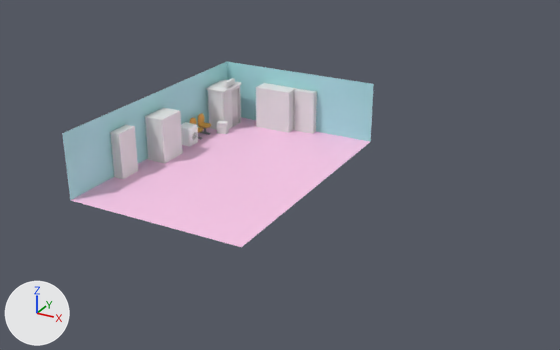
A saved change to the glTF model littlecreaturestalkingtoacat/Assets/mainscene.glb.
One viewpoint serves both versions: a 50 mm camera at (16.23, -24.25, 11.71) aimed at (3.67, -1.41, 0.29). Every picture has the same lights, and +X, +Y and +Z are marked at lower left. Where no turn or scale is listed for an object, it has been applied to the vertices. Vertices at the same position are counted once.
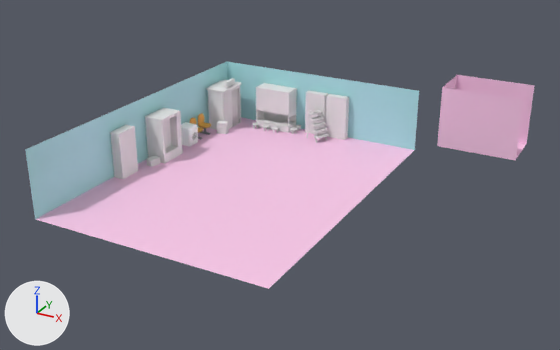
Patch to the scene script:
```diff
--- a/littlecreaturestalkingtoacat/Assets/mainscene.glb.py
+++ b/littlecreaturestalkingtoacat/Assets/mainscene.glb.py
@@ me_plane @@
 me_plane.from_pydata(...)  # 7 vertices, 6 faces; spans x -2.0..5.0, y -6.3..4.0, z 0.0..2.5
-me_plane.vertices[0].co = (-2.0, -6.3, 0.0)  # pixel (70, 200)
-me_plane.vertices[1].co = (5.0, -6.3, 0.0)  # pixel (241, 247)
-me_plane.vertices[3].co = (5.0, 4.0, 0.0)  # pixel (370, 141)
-me_plane.vertices[4].co = (-2.0, -6.3, 2.5)  # pixel (62, 133)
-me_plane.vertices[6].co = (5.0, 4.0, 2.5)  # pixel (373, 83)
+# me_plane part 1
+me_plane.vertices[0].co = (-2.0, -7.97, 0.0)  # pixel (35, 219)
+me_plane.vertices[1].co = (6.92, -7.97, 0.0)  # pixel (268, 288)
+me_plane.vertices[3].co = (6.92, 4.0, 0.0)  # pixel (414, 150)
+me_plane.vertices[4].co = (-2.0, -7.97, 2.5)  # pixel (25, 149)
+me_plane.vertices[6].co = (6.92, 4.0, 2.5)  # pixel (419, 90)
 me_plane.materials.append(mat_material)
@@ me_cube_009 @@
-me_cube_009.from_pydata(...)  # 8 vertices, 12 faces; spans x -0.4..0.4, y -0.6..0.6, z 0.0..1.8
+me_cube_009.from_pydata(...)  # 16 vertices, 28 faces; spans x -0.4..0.4, y -0.6..0.6, z 0.0..1.8
+# me_cube_009 part 2
+# 2 faces are deleted
+# 8 vertices are added at x 0.07..0.4, y -0.5..0.32, z 0.37..1.69
+# 18 new faces join them
@@ me_cube_019 @@
-me_cube_019.from_pydata(...)  # 8 vertices, 12 faces; spans x -0.8..0.8, y -0.35..0.35, z 0.0..1.8
+me_cube_019.from_pydata(...)  # 56 vertices, 102 faces; spans x -0.8..0.8, y -0.35..0.35, z 0.0..1.8
+# me_cube_019 part 3: 48 vertices added at x -0.8..0.8, y -0.35..0.35, z 0.0..1.8
@@ me_plane_001 @@
+me_plane_001.from_pydata([(-1.97, -1.14, 0.0), (1.2, -1.14, 0.0), (-2.0, 0.89, 0.0), (1.18, 0.89, 0.0), (1.18, 0.89, 2.51), (-2.0, 0.89, 2.51), (1.2, -1.14, 2.51), (-1.97, -1.14, 2.51)], [], [(0, 1, 3), (0, 3, 2), (0, 2, 5), (0, 5, 7), (2, 3, 4), (2, 4, 5), (1, 0, 7), (1, 7, 6)])
+me_plane_001.materials.append(mat_material)  # pink #ffcced
@@ ob_cube_014 @@
 ob_cube_014 = bpy.data.objects.new('Cube.014', me_cube_020)
-ob_cube_014.location = (2.02, 3.82, 0.0)
+ob_cube_014.location = (2.55, 3.82, 0.0)
@@ ob_box1_001 @@
+ob_box1_001 = bpy.data.objects.new('Box1.001', me_cube_025)  # 12 vertices, 20 faces; spans x -0.197..0.197, y -0.252..0.252, z 0.0..0.265; in mat_box1und2 (white #e7e7e7)
+ob_box1_001.location = (-1.43, -2.3, 0.0)
@@ ob_cube_017 @@
+ob_cube_017 = bpy.data.objects.new('Cube.017', me_cube_020.copy())  # the mesh of ob_cube_014
+ob_cube_017.location = (3.51, 3.82, 0.0)
@@ ob_cube_015 @@
+ob_cube_015 = bpy.data.objects.new('Cube.015', me_cube_022)  # a box spanning x -1.0..1.0, y -1.0..1.0, z 0.0..2.0; a box spanning x -2.0..0.0, y -1.0..1.0, z -8.0..-6.0; a box spanning x -3.0..-1.0, y -1.0..1.0, z -16.0..-14.0; a box spanning x -4.0..-2.0, y -1.0..1.0, z -24.0..-22.0; a box spanning x -5.0..-3.0, y -1.0..1.0, z -32.0..-30.0
+ob_cube_015.parent = ob_cylinder_019
+ob_cube_015.location = (0.0, 0.0, 1.086)
+ob_cube_015.rotation_euler = (3.142, 0.0, 0.0)  # degrees (180, 0, 0)
+ob_cube_015.scale = (-0.115, -0.375, -0.0278)
@@ ob_cylinder_019 @@
+ob_cylinder_019 = bpy.data.objects.new('Cylinder.019', me_cylinder_019)  # 24 vertices, 40 faces; spans x -0.197..-0.032, y -0.344..0.344, z 0.0..1.096
+ob_cylinder_019.location = (2.74, 3.29, 0.0)
+ob_cylinder_019.rotation_euler = (0.0, 0.0, -0.435)  # degrees (0, 0, -25)
+ob_cylinder_019.scale = (1.0, 0.818, 1.0)
@@ ob_floor_001 @@
+ob_floor_001 = bpy.data.objects.new('Floor.001', me_plane_001)
+ob_floor_001.location = (9.55, 6.0, 0.0)
```

Location of each change, (x1, y1, x2, y2) in pixels of the pictures (560 x 350 px):
'Floor', reshaped (26% wider, 23% taller): before (62, 62, 374, 247); after (25, 62, 419, 289)
'Floor.001', added (pink): after (437, 75, 535, 160)
'Cube.014', moved: before (294, 89, 317, 134); after (305, 90, 328, 135)
'Cube.017', added: after (325, 94, 349, 140)
'Cube.015', added: after (307, 110, 329, 139)
'Box1.001', added: after (146, 156, 160, 167)
part 2 of me_cube_009, built on: (162, 111, 183, 163) in both
part 3 of me_cube_019, added: after (256, 83, 297, 133)
